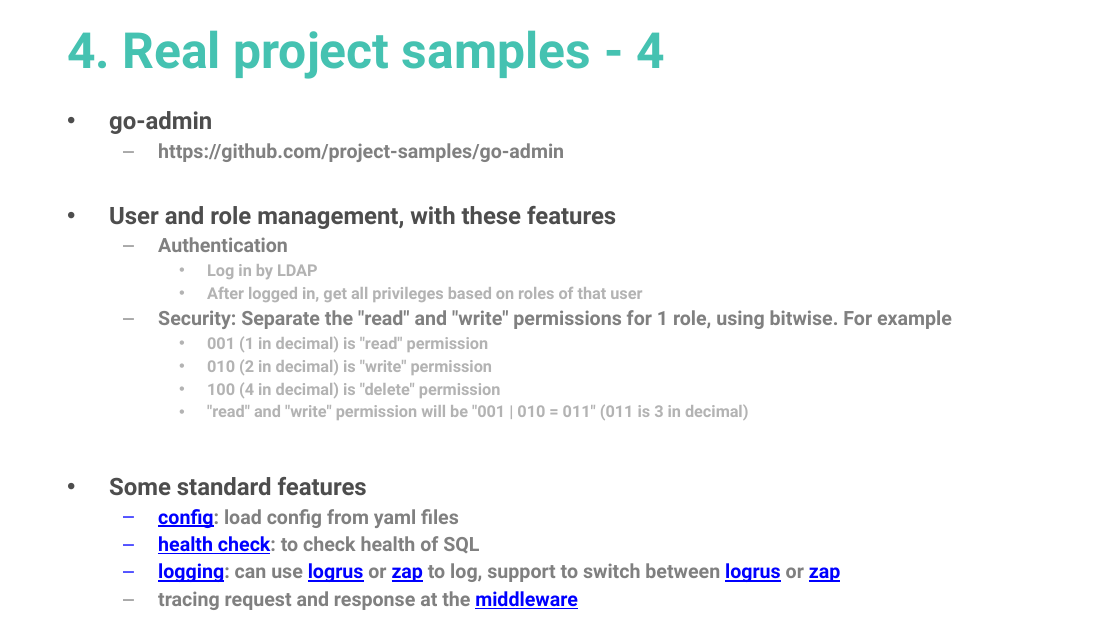
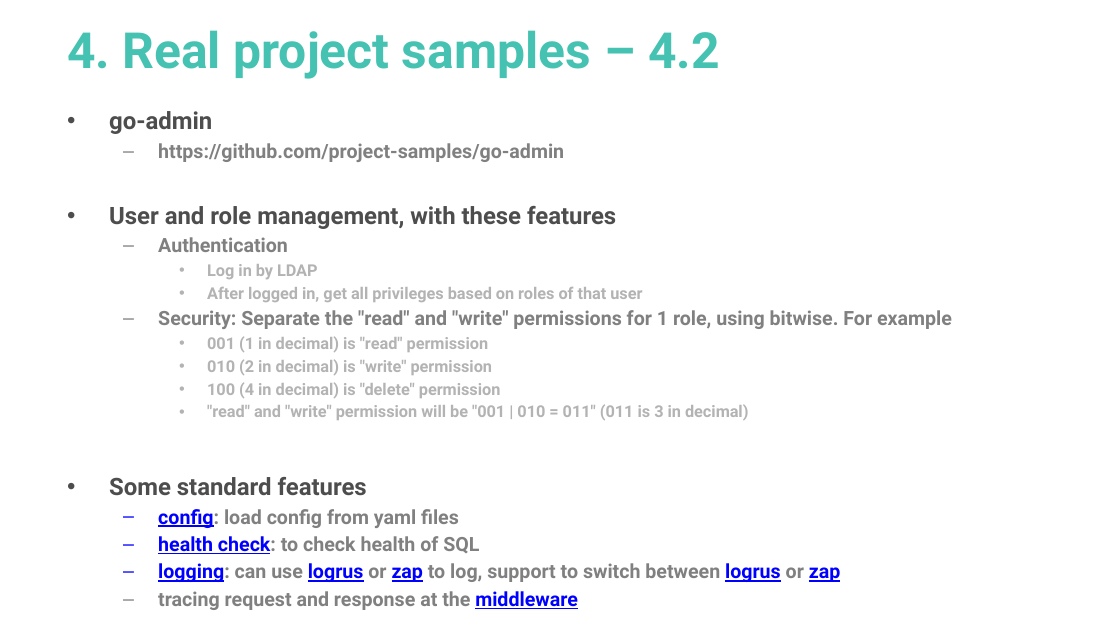
Before and after one commit to go-tutorials/overview, a slide deck: slide 24 of go-tutorial.pptx (slide 23 before the commit). Drawn at 1120x630 pixels with LibreOffice and Linux fonts; fonts in the diff are those of the drawing. Boxes give left, top, right and bottom in pixels: in the first picture for what was removed or moved away, otherwise in the second. Text is boxed around its words. In the diff, an @@ line names an element or a change of style, - is before the commit and + after.

```diff
--- a/go-tutorial.pptx
+++ b/go-tutorial.pptx
@@ title at [67,30,720,79]: text changed @@
-4. Real project samples - 4
+4. Real project samples – 4.2
```
Also in this commit, not shown: 1 other slide changed, 4 slides added, 2 other files.
